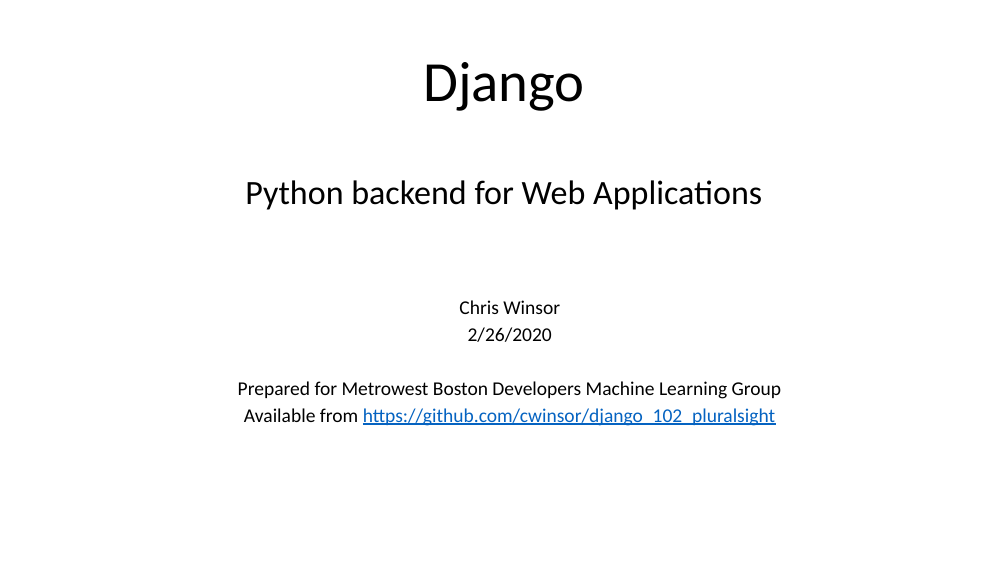
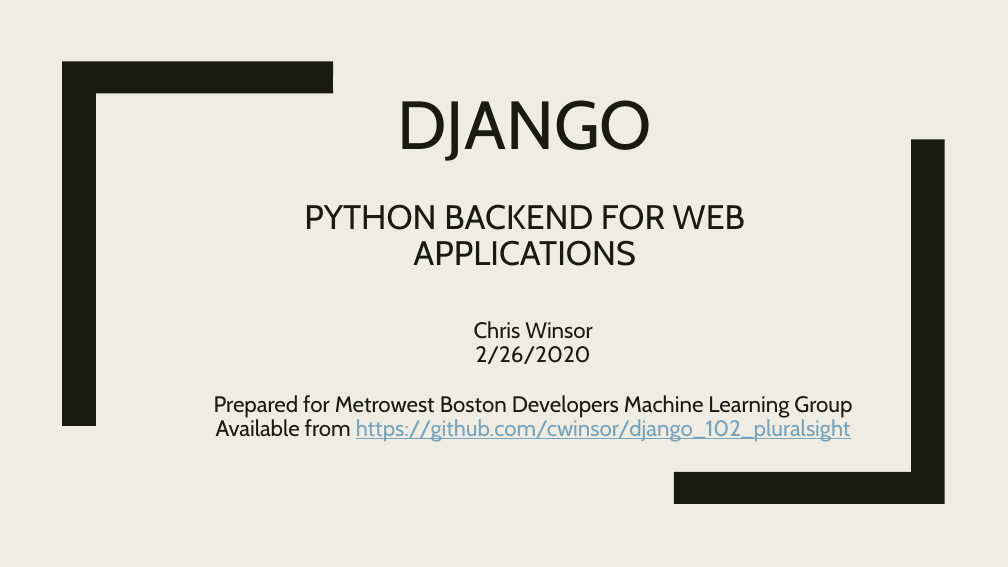
Before and after one commit to cwinsor/django_102_pluralsight, a slide deck: slide 1 of presentation.pptx. Drawn at 1008x567 pixels with LibreOffice and Linux fonts; fonts in the diff are those of the drawing. Boxes give left, top, right and bottom in pixels: in the first picture for what was removed or moved away, otherwise in the second. Text is boxed around its words. In the diff, an @@ line names an element or a change of style, - is before the commit and + after.

```diff
--- a/presentation.pptx
+++ b/presentation.pptx
@@ background #FFFFFF to #EFEDE3 @@
@@ freeform shape added at <box>62,61,333,426</box>, fill #191B0E @@
@@ title at <box>304,100,745,266</box>: text changed; font Calibri to Cabin; text colour #000000 to #191B0E @@
-Django
-Python backend for Web Applications
+DJANGO
+PYTHON BACKEND FOR WEB APPLICATIONS
@@ freeform shape added at <box>675,139,945,504</box>, fill #191B0E @@
@@ subtitle "Chris Winsor": place and size @@
-subtitle "Chris Winsor" at <box>238,300,782,426</box>
+subtitle "Chris Winsor" at <box>214,321,852,442</box>
@@ subtitle "Chris Winsor" at <box>214,321,852,442</box>: size 18.6 to 21.3 pt, font Calibri to Cabin; text colour #000000 to #191B0E in "Chris Winsor", "2/26/2020", "Prepared for Metrowest Boston Developers Machine Learning ...", "Available from"; text colour #0563C1 to #77A2BB in "https://github.com/cwinsor/django_102_pluralsight"; line spacing 0.7 to 0.92; less space between paragraphs @@
```
Also in this commit, not shown: 16 other slides changed, 3 slides removed.
